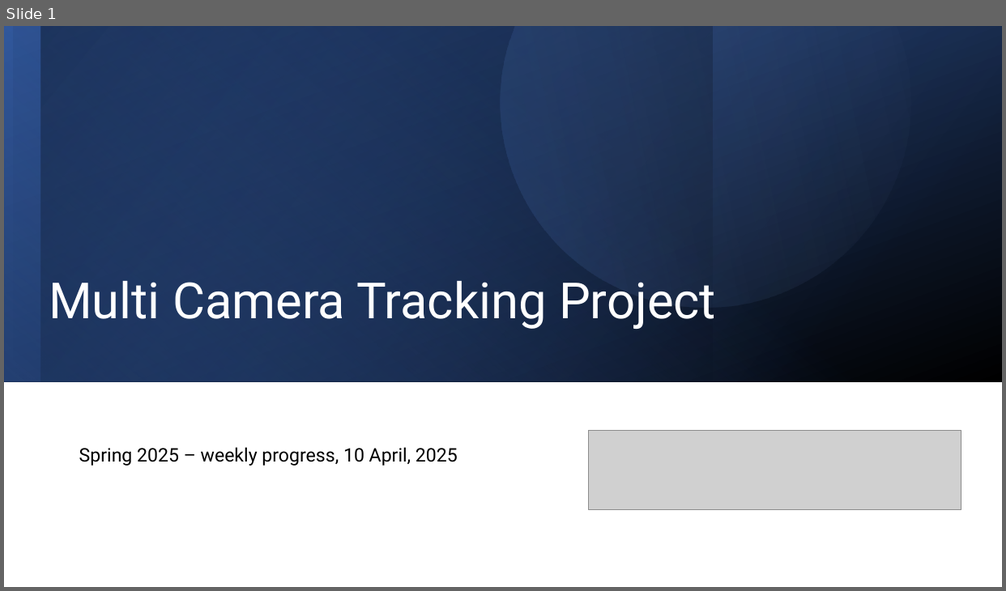
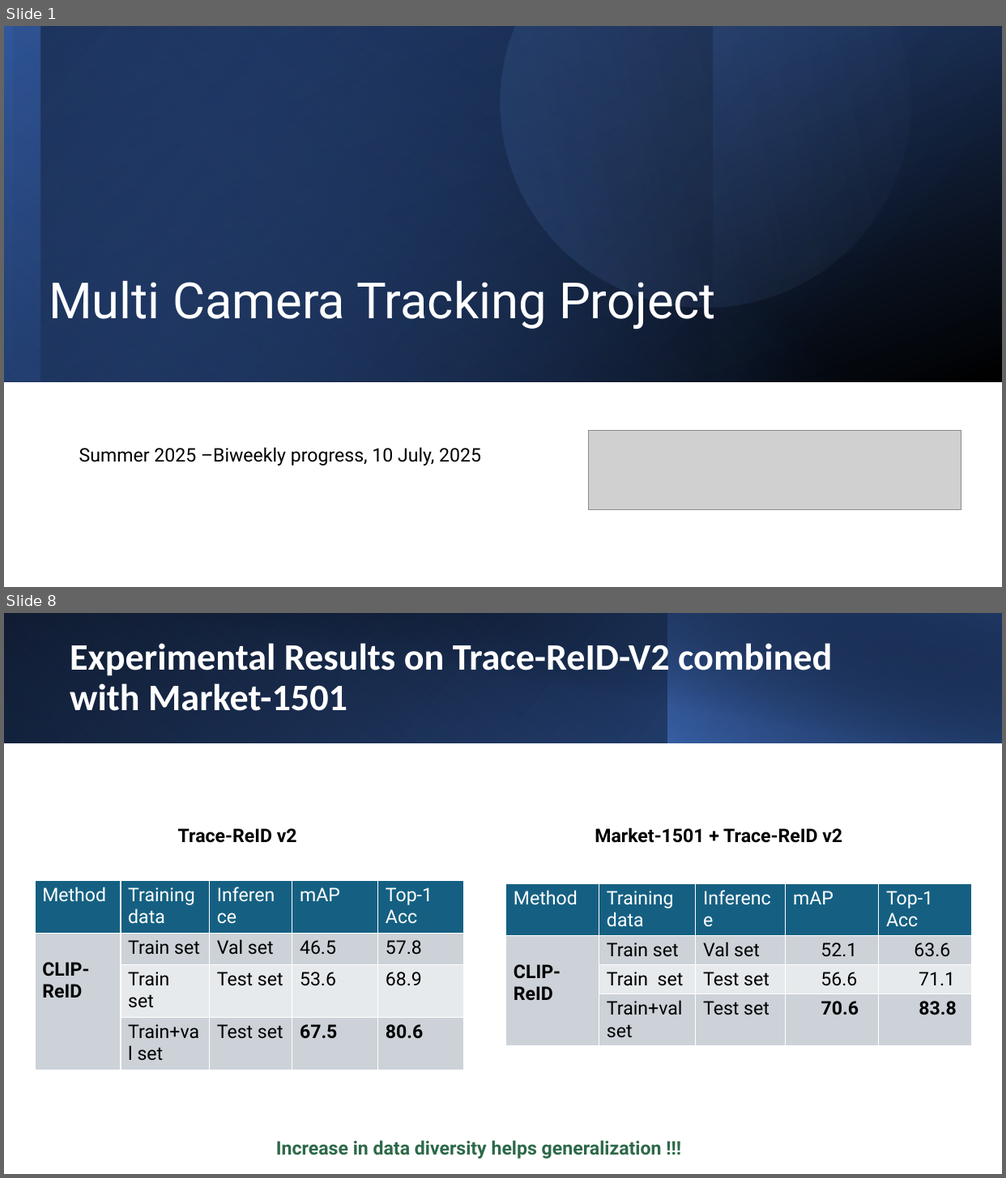
Before and after one commit to ManishGovind/transfer, a slide deck: Temp.pptx. Shown one above the other, each under a label of ours: slide 1 before the commit, slides 1 and 8 after it; the slides between them are not shown. The pictures are 1006x591 and 1006x1178 pixels, drawn with LibreOffice and Linux fonts; fonts in the diff are those of the drawing; grey boxes stand for pictures. Boxes give left, top, right and bottom in pixels: in the first picture for what was removed or moved away, otherwise in the second. Text is boxed around its words. In the diff, an @@ line names an element or a change of style, - is before the commit and + after.

Commit message:
Added 10 July updates

```diff
--- a/Temp.pptx
+++ b/Temp.pptx
@@ slide 8 added at [4, 613, 1002, 1174], background #FFFFFF @@
@@ rectangle added at [4, 613, 1002, 743], fill gradient #000000 to #2F5496 @@
@@ rectangle added at [4, 613, 669, 743], fill gradient #4472C4 to #1F3864 @@
@@ rectangle added at [41, 613, 1002, 744], fill gradient #000000 to #1F3864 @@
@@ rectangle added at [668, 613, 1002, 743], fill gradient #4472C4 to #000000 @@
@@ title added at [70, 643, 832, 711], 36 pt, text #FFFFFF, bold @@
+Experimental Results on Trace-ReID-V2 combined with Market-1501
@@ text added at [178, 828, 297, 843], 18 pt, text #000000, bold @@
+Trace-ReID v2
@@ text added at [594, 828, 842, 843], 18 pt, text #000000, bold @@
+Market-1501 + Trace-ReID v2
@@ table added at [35, 881, 465, 1064], 4 rows, 5 columns @@
+Method | Training data | Inference | mAP | Top-1 Acc
+CLIP-ReID | Train set | Val set | 46.5 | 57.8
+ | Train set | Test set | 53.6 | 68.9
+ | Train+val set | Test set | 67.5 | 80.6
@@ table added at [506, 884, 974, 1049], 4 rows, 5 columns @@
+Method | Training data | Inference | mAP | Top-1 Acc
+CLIP-ReID | Train set | Val set | 52.1 | 63.6
+ | Train set | Test set | 56.6 | 71.1
+ | Train+val set | Test set | 70.6 | 83.8
@@ text added at [276, 1140, 662, 1159], 18 pt, text #2D6948, bold @@
+Increase in data diversity helps generalization !!!
@@ slide 1 changed as well @@
@@ text at [79, 447, 481, 466]: text changed @@
-Spring 2025 – weekly progress, 10 April, 2025
+Summer 2025 –Biweekly progress, 10 July, 2025
```
Also in this commit, not shown: 1 other slide changed, 20 other slides added, 22 slides removed.
